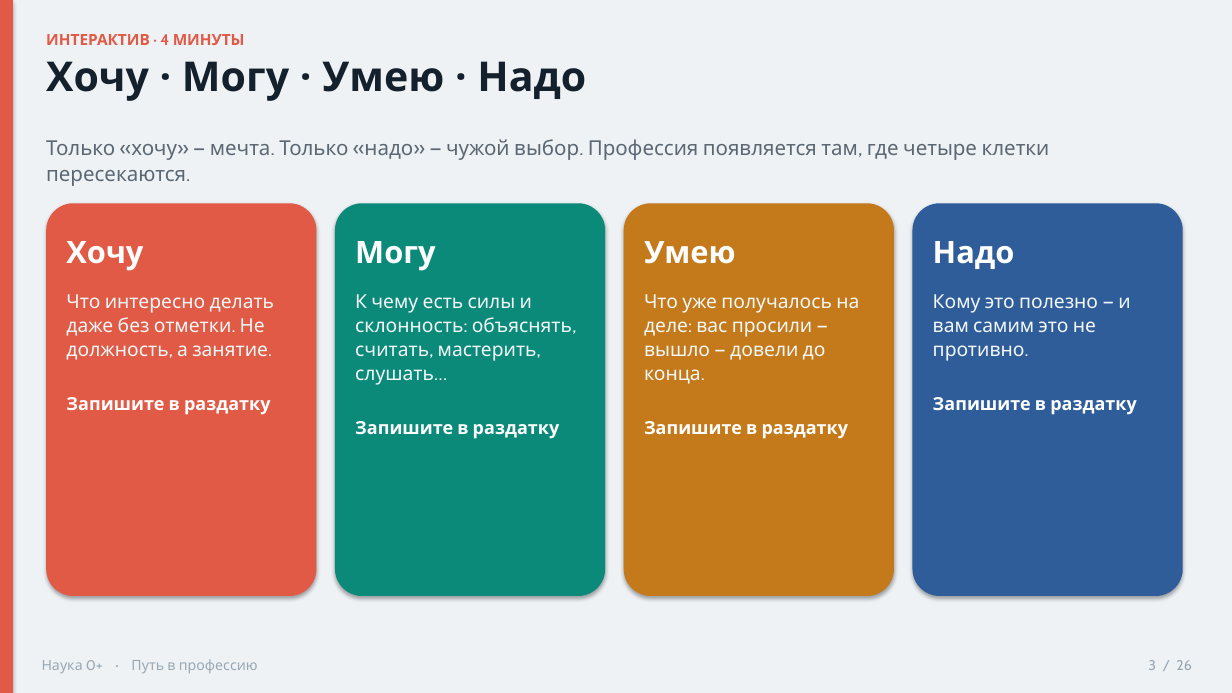
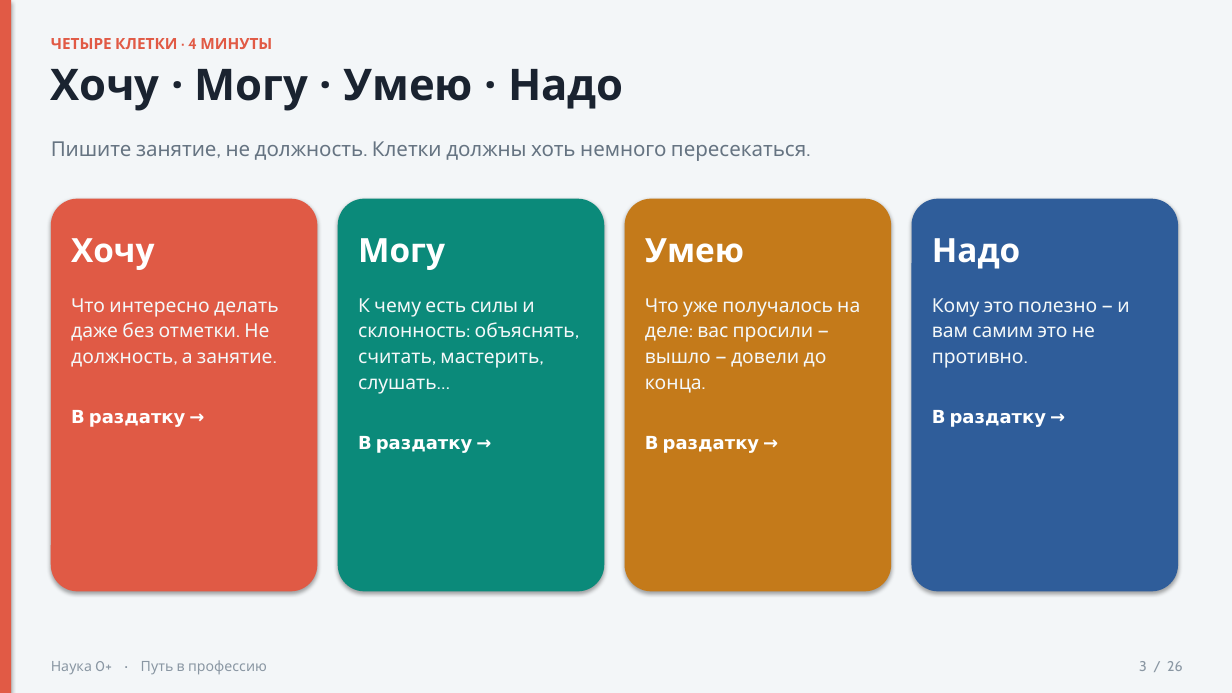
Before and after one commit to Sema917/-tourism, a slide deck: slide 3 of materials/Путь_в_профессию_презентация_20_минут.pptx. Drawn at 1232x693 pixels with LibreOffice and Linux fonts; fonts in the diff are those of the drawing. Boxes give left, top, right and bottom in pixels: in the first picture for what was removed or moved away, otherwise in the second. Text is boxed around its words. In the diff, an @@ line names an element or a change of style, - is before the commit and + after.

```diff
--- a/materials/Путь_в_профессию_презентация_20_минут.pptx
+++ b/materials/Путь_в_профессию_презентация_20_минут.pptx
@@ rectangle at (0, 0, 1232, 693): fill #EEF2F5 to #F3F6F8 @@
@@ rectangle at (0, 0, 11, 693): fill #E05A45 to #E15A45 @@
@@ text at (51, 38, 272, 49): text changed; text colour #E05A45 to #E15A45 @@
-ИНТЕРАКТИВ · 4 МИНУТЫ
+ЧЕТЫРЕ КЛЕТКИ · 4 МИНУТЫ
@@ text "Хочу · Могу · Умею ..." at (51, 69, 624, 111): size 32 to 34 pt, text colour #14202B to #1A2330 @@
@@ text at (51, 141, 806, 161): text changed; text colour #5B6874 to #667482 @@
-Только «хочу» — мечта. Только «надо» — чужой выбор. Профессия появляется там, где четыре клетки пересекаются.
+Пишите занятие, не должность. Клетки должны хоть немного пересекаться.
@@ rounded rectangle: place and size @@
-rounded rectangle at (46, 203, 316, 596)
+rounded rectangle at (51, 199, 317, 592)
@@ rounded rectangle: place and size @@
-rounded rectangle at (335, 203, 604, 596)
+rounded rectangle at (337, 199, 604, 592)
@@ rounded rectangle: place and size @@
-rounded rectangle at (624, 203, 894, 596)
+rounded rectangle at (625, 199, 891, 592)
@@ rounded rectangle: place and size @@
-rounded rectangle at (913, 203, 1183, 596)
+rounded rectangle at (912, 199, 1178, 592)
@@ text at (71, 238, 279, 367): size 24 to 26 pt in "Хочу"; text colour #F3F7F8 to #F4F8F9 in "Что интересно делать даже без отметки. Не ..."; line spacing 1.05 to 1.08; line spacing 1.05 to 1.12; more space between paragraphs @@
@@ text at (358, 238, 575, 394): size 24 to 26 pt in "Могу"; text colour #F3F7F8 to #F4F8F9 in "К чему есть силы и склонность: объяснять, ..."; line spacing 1.05 to 1.08; line spacing 1.05 to 1.12; more space between paragraphs @@
@@ text at (645, 238, 860, 393): size 24 to 26 pt in "Умею"; text colour #F3F7F8 to #F4F8F9 in "Что уже получалось на деле: вас просили ..."; line spacing 1.05 to 1.08; line spacing 1.05 to 1.12; more space between paragraphs @@
@@ text at (932, 238, 1129, 368): size 24 to 26 pt in "Надо"; text colour #F3F7F8 to #F4F8F9 in "Кому это полезно — и вам самим ..."; line spacing 1.05 to 1.08; line spacing 1.05 to 1.12; more space between paragraphs @@
@@ text at (71, 410, 185, 427): text changed @@
-Запишите в раздатку
+В раздатку →
@@ text at (932, 410, 1046, 427): text changed @@
-Запишите в раздатку
+В раздатку →
@@ text at (358, 436, 472, 453): text changed @@
-Запишите в раздатку
+В раздатку →
@@ text at (645, 436, 759, 453): text changed @@
-Запишите в раздатку
+В раздатку →
@@ text "Наука 0+ · Путь в ..." at (51, 660, 267, 675): text colour #9AA8B3 to #8A97A3; line spacing 1.05 to 1.08 @@
@@ text "Наука 0+ · Путь в ...": place and size @@
-text "Наука 0+ · Путь в ..." at (42, 659, 258, 673)
+text "Наука 0+ · Путь в ..." at (51, 660, 267, 675)
@@ text "3 / 26": place and size @@
-text "3 / 26" at (1148, 660, 1191, 670)
+text "3 / 26" at (1139, 661, 1182, 671)
@@ text "3 / 26" at (1139, 661, 1182, 671): text colour #9AA8B3 to #8A97A3; line spacing 1.05 to 1.08 @@
```
Also in this commit, not shown: 23 other slides changed, 2 slides added, 2 slides removed, 11 other files.
